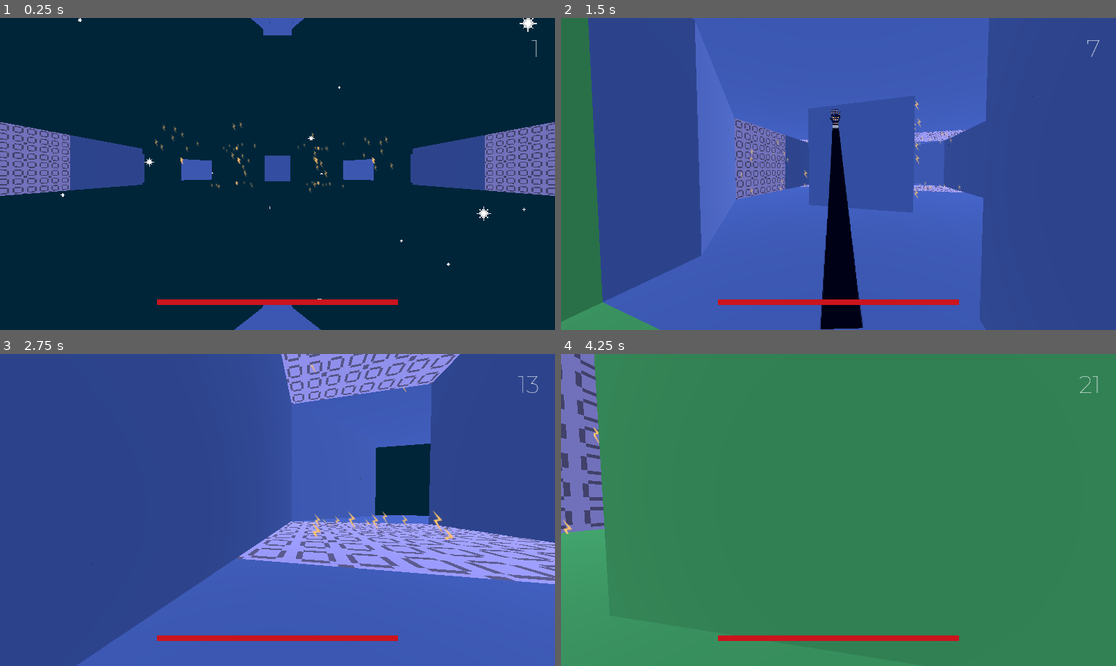
Above: before the commit, frames 1-4 (two rows, left to right).
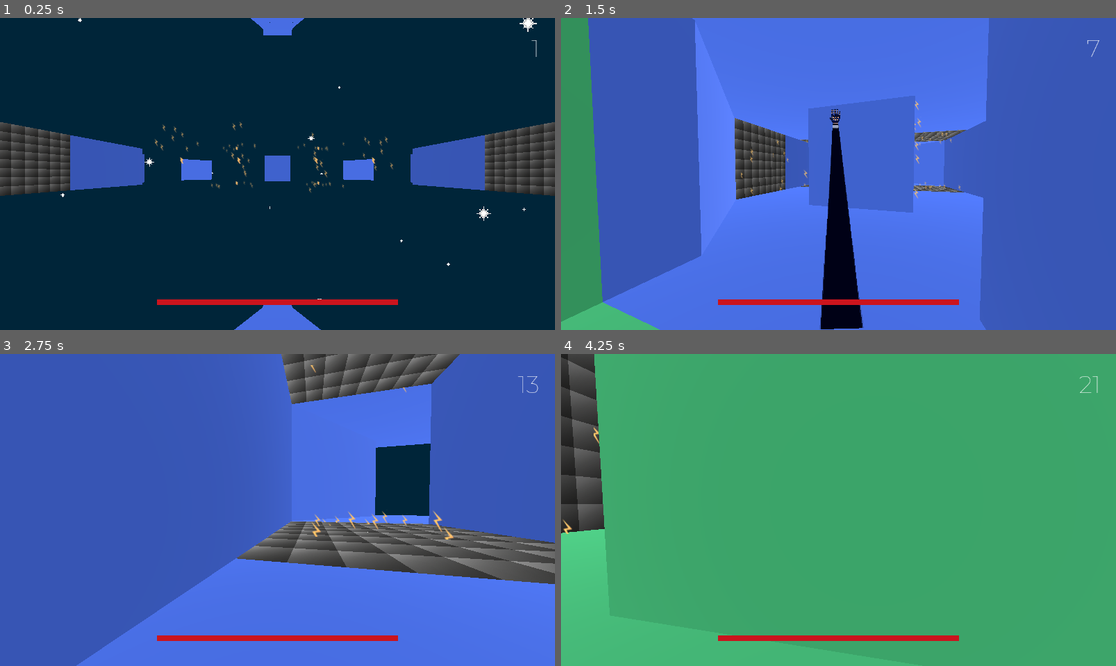
Above: after the commit, the same moments.

Repository: maeve-0/ScoreSpaceJam_08_24
Game: Godot game, scene res://assets/scenes/main_scene.tscn
The game is run twice, just before and just after one commit, with the same random seed, the same clock (stepped at 60 frames per second) and the same inputs.
Inputs (mouse positions are in pixels of both pictures, inside the frame that each line leads up to):
- Up to frame 1 (0.25 s): no input
- Up to frame 2 (1.5 s): tap Enter at 0.5 s; move the mouse to (960, 158) at 0.52 s; hold D (right) 0.53-1.28 s; right-click (960, 158) at 0.6 s; click (960, 158) at 0.67 s; tap Space (jump) at 0.77 s; move the mouse to (810, 174) at 1.27 s; hold W (forward) from 1.28 s (still down); right-click (810, 174) at 1.35 s
- Up to frame 3 (2.75 s): keep holding W (forward); tap Space (jump) at 1.52 s; move the mouse to (288, 503) at 2.02 s; right-click (288, 503) at 2.1 s
- Up to frame 4 (4.25 s): keep holding W (forward); move the mouse to (832, 516) at 2.77 s; right-click (832, 516) at 2.85 s; tap Space (jump) at 3.02, 3.77 s; move the mouse to (877, 513) at 3.52 s; right-click (877, 513) at 3.6 s

The runs differ from the first frame. In frame 1, 11% of the frame differs, in the area x 0-100%, y 0-100%; in frame 2, 96%; in frame 3, 97%; in frame 4, 99%.

Commit message:
😵‍💫Add-textures-magnetic-wall (#13)
Co-authored-by: Adam Sadlik <72628208+abam-iksde@users.noreply.github.com>

Diff:
--- a/assets/materials/start_segment.tres
+++ b/assets/materials/start_segment.tres
@@ -1,7 +1,7 @@
 [gd_resource type="ShaderMaterial" load_steps=5 format=3 uid="uid://cnpxysamd43ef"]
 
-[ext_resource type="Texture2D" uid="uid://cx6cbqk4xxsda" path="res://assets/textures/test_tileset.png" id="1_i2pod"]
 [ext_resource type="Texture2D" uid="uid://cnxshwtqtog6r" path="res://assets/textures/walls_lava_4_black.png" id="1_nsoly"]
+[ext_resource type="Texture2D" uid="uid://dlrwx5v4r4tle" path="res://assets/textures/wallmagneto.png" id="2_iw23f"]
 [ext_resource type="Texture2D" uid="uid://bbaok55ohi74l" path="res://assets/textures/walls_lava_3.png" id="2_yvjw3"]
 
 [sub_resource type="Shader" id="Shader_31xee"]
@@ -108,7 +108,8 @@
 	else {
 		albedo_tex = texture(texture_albedo, base_uv);
 		if (UV.x > 0.25) {
-			ALBEDO = vec3(0.6, 0.6, 1.0) * albedo_tex.rgb;
+			//ALBEDO = vec3(0.6, 0.6, 1.0) * albedo_tex.rgb;
+			ALBEDO = albedo_tex.rgb;
 		}
 		else {
 			ALBEDO = albedo.rgb * albedo_tex.rgb;
@@ -116,9 +117,10 @@
 	}
 
 	if (!lava_condition && lava_next_condition) {
-		EMISSION.r = 0.5 + lava_next_progress * 0.5;
-		EMISSION.g = lava_next_progress * 0.7;
-		EMISSION.b = lava_next_progress * 0.7;
+		//EMISSION.r = 0.5 + lava_next_progress * 0.5;
+		//EMISSION.g = lava_next_progress * 0.7;
+		//EMISSION.b = lava_next_progress * 0.7;
+		EMISSION = texture(emissive_texture, UV * 4.0).rgb * lava_next_progress;
 	}
 
 	float metallic_tex = dot(texture(texture_metallic, base_uv), metallic_texture_channel);
@@ -149,6 +151,6 @@
 shader_parameter/lava_state = null
 shader_parameter/lava_next_state = null
 shader_parameter/lava_next_progress = null
-shader_parameter/texture_albedo = ExtResource("1_i2pod")
+shader_parameter/texture_albedo = ExtResource("2_iw23f")
 shader_parameter/texture_lava = ExtResource("2_yvjw3")
 shader_parameter/emissive_texture = ExtResource("1_nsoly")
Not shown: 1 places in assets/scenes/main_scene.tscn that only renumber resources
Binary file removed: assets/textures/arm_.png
Not shown, removed: assets/textures/arm_.png.import
Binary file removed: assets/textures/hand_.png
Not shown, removed: assets/textures/hand_.png.import
Binary file removed: assets/textures/lava.png
Not shown, removed: assets/textures/lava.png.import
Binary file added: assets/textures/wallmagneto.png
Not shown, changed: assets/textures/wallmagneto.png.import
Binary file removed: assets/textures/walls_lava_1.png
Binary file removed: assets/textures/walls_lava_2.png
Not shown, removed: assets/textures/walls_lava_2.png.import
